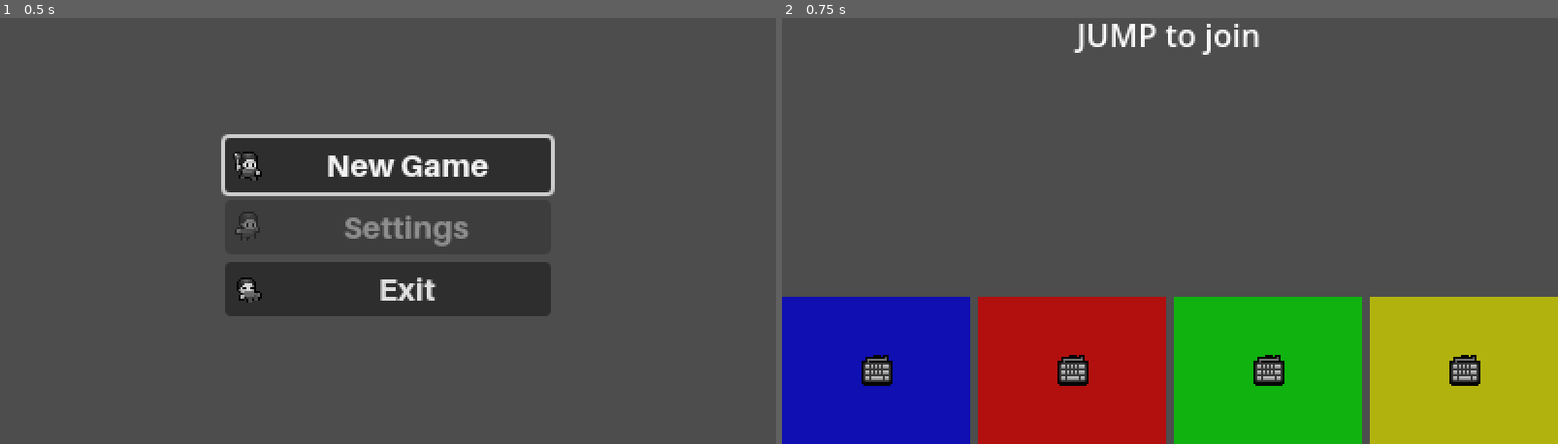
Above: before the commit, frames 1-2 (left to right).
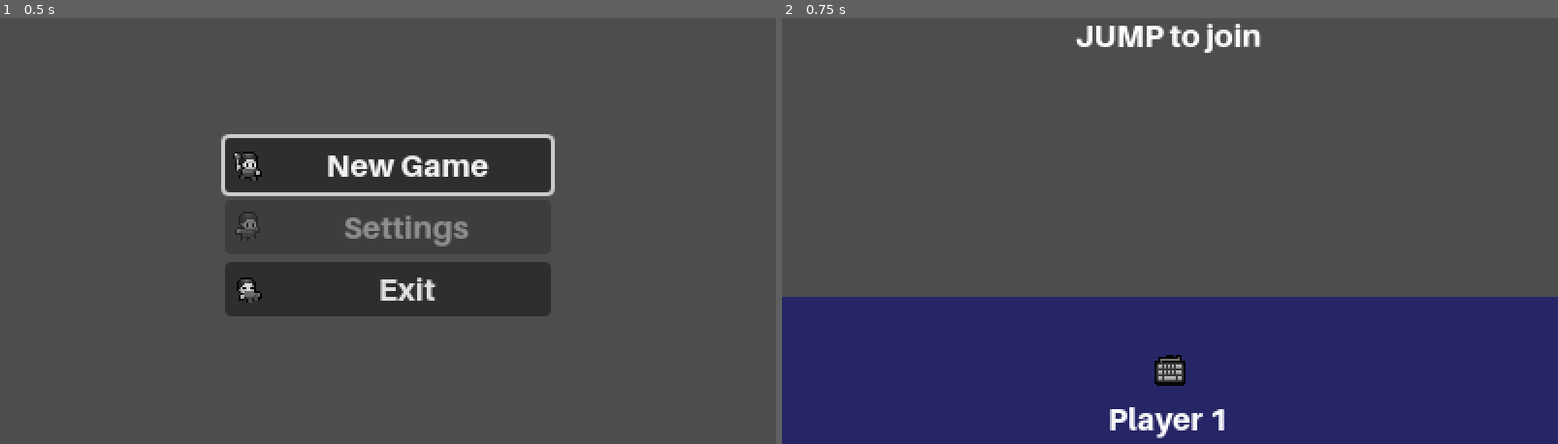
Above: after the commit, the same moments.

Repository: Lipatant/BrawlMeBlues
Game: Godot game, scene res://Scenes/UserInterfaces/MainMenu.tscn
Same seed, same stepped clock (60 frames per second), same inputs: the game is played once before the commit and once after it.
Inputs:
- Up to frame 1 (0.5 s): no input
- Up to frame 2 (0.75 s): click "New Game" at 0.5 s

Frame 1 is identical in both runs. In frame 2, 35% of the frame differs, in the area x 0-100%, y 1-100%.

Commit message:
feat: adding inputs for every controller

Diff:
--- a/Classes/BmbColor.gd
+++ b/Classes/BmbColor.gd
@@ -1,7 +1,7 @@
 class_name BmbColor
 
+const player_colors_default : Color = Color(1.0, 1.0, 1.0)
 const player_colors : Array[Color] = [
-	Color(1.0, 1.0, 1.0),
 	Color(0.0, 0.0, 1.0),
 	Color(1.0, 0.0, 0.0),
 	Color(0.0, 1.0, 0.0),
@@ -9,4 +9,7 @@
 ]
 
 static func from_player_id(player_id: int, scale : float = 1.0) -> Color:
-	return player_colors[player_id % player_colors.size()] * scale
+	if player_id > 0:
+		return player_colors[(player_id - 1) % player_colors.size()] * scale
+	else:
+		return player_colors_default * scale
--- /dev/null
+++ b/Classes/BmbGame.gd
@@ -0,0 +1,9 @@
+class_name BmbGame
+
+const player_id_min : int = 1
+const player_id_max : int = 8
+
+const player_count_min : int = 1
+const player_count_max : int = 8
+
+const controller_list : Array[int] = [0, 1, 2, 3, 4]
--- /dev/null
+++ b/Classes/BmbInput.gd
@@ -0,0 +1,7 @@
+class_name BmbInput
+
+static func get_input(input: String, is_using_controller: bool, controller_id: int = 0) -> String:
+	if is_using_controller:
+		return input + "_" + str(controller_id)
+	else:
+		return input
--- a/Scenes/UserInterfaces/MainMenu.tscn
+++ b/Scenes/UserInterfaces/MainMenu.tscn
@@ -1,6 +1,5 @@
-[gd_scene load_steps=6 format=3 uid="uid://dft5y8t5h7w3x"]
+[gd_scene load_steps=5 format=3 uid="uid://dft5y8t5h7w3x"]
 
-[ext_resource type="Theme" uid="uid://d1h354bcortbn" path="res://Themes/Theme.tres" id="1_gwf4p"]
 [ext_resource type="Texture2D" uid="uid://cq8ibnkcy3soy" path="res://Graphics/Icons/NewGame.png" id="2_85ylo"]
 [ext_resource type="Script" path="res://Scenes/UserInterfaces/MainMenu/MainMenu.gd" id="2_uo7cf"]
 [ext_resource type="Texture2D" uid="uid://ws170v82ygk1" path="res://Graphics/Icons/Leave.png" id="3_uet02"]
@@ -13,7 +12,6 @@
 anchor_bottom = 1.0
 grow_horizontal = 2
 grow_vertical = 2
-theme = ExtResource("1_gwf4p")
 script = ExtResource("2_uo7cf")
 
 [node name="ButtonsContainer" type="VBoxContainer" parent="."]
--- a/Scenes/UserInterfaces/PlayerJoiningMenu.tscn
+++ b/Scenes/UserInterfaces/PlayerJoiningMenu.tscn
@@ -1,7 +1,6 @@
-[gd_scene load_steps=3 format=3 uid="uid://ch8sgqe4mja7x"]
+[gd_scene load_steps=2 format=3 uid="uid://ch8sgqe4mja7x"]
 
 [ext_resource type="Script" path="res://Scenes/UserInterfaces/PlayerJoiningMenu/PlayerJoiningMenu.gd" id="1_ciira"]
-[ext_resource type="PackedScene" uid="uid://bn5m2mxxs8keg" path="res://Scenes/UserInterfaces/PlayerJoiningMenu/PlayerJoiningGradiant.tscn" id="2_8gfrm"]
 
 [node name="PlayerJoiningMenu" type="Control"]
 layout_mode = 3
@@ -22,7 +21,7 @@
 horizontal_alignment = 1
 vertical_alignment = 1
 
-[node name="HBoxContainer" type="HBoxContainer" parent="."]
+[node name="PlayerJoiningContainer" type="HBoxContainer" parent="."]
 layout_mode = 1
 anchors_preset = 12
 anchor_top = 1.0
@@ -32,19 +31,3 @@
 grow_horizontal = 2
 grow_vertical = 0
 alignment = 1
-
-[node name="PlayerJoiningGradiant" parent="HBoxContainer" instance=ExtResource("2_8gfrm")]
-layout_mode = 2
-default_player_id = 1
-
-[node name="PlayerJoiningGradiant2" parent="HBoxContainer" instance=ExtResource("2_8gfrm")]
-layout_mode = 2
-default_player_id = 2
-
-[node name="PlayerJoiningGradiant3" parent="HBoxContainer" instance=ExtResource("2_8gfrm")]
-layout_mode = 2
-default_player_id = 3
-
-[node name="PlayerJoiningGradiant4" parent="HBoxContainer" instance=ExtResource("2_8gfrm")]
-layout_mode = 2
-default_player_id = 4
--- a/Scenes/UserInterfaces/PlayerJoiningMenu/PlayerJoiningGradiant.gd
+++ b/Scenes/UserInterfaces/PlayerJoiningMenu/PlayerJoiningGradiant.gd
@@ -10,6 +10,7 @@
 
 @onready var _controller_controller : CanvasItem = $Controller/Controller
 @onready var _controller_keyboard : CanvasItem = $Controller/Keyboard
+@onready var _player_name : Label = $PlayerName
 
 # READY #
 
@@ -21,13 +22,20 @@
 
 # PLAYER #
 
-func set_player(player_id : int, scale : float = 1.0, scale_alpha : bool = true) -> void:
-	color = BmbColor.from_player_id(player_id, 0.8) * scale
+func set_player(player_id : int) -> void:
+	if !_player_name:
+		default_player_id = player_id
+	else:
+		color = BmbColor.from_player_id(player_id, 0.5)
+		_player_name.text = "Player " + str(player_id)
 
 func set_controller(is_using_controller: bool, _controller_id: int = 0) -> void:
-	if is_using_controller:
-		_controller_controller.visible = true
-		_controller_keyboard.visible = false
+	if !_controller_controller or !_controller_keyboard:
+		default_is_using_controller = is_using_controller
 	else:
-		_controller_controller.visible = false
-		_controller_keyboard.visible = true
+		if is_using_controller:
+			_controller_controller.visible = true
+			_controller_keyboard.visible = false
+		else:
+			_controller_controller.visible = false
+			_controller_keyboard.visible = true
--- a/Scenes/UserInterfaces/PlayerJoiningMenu/PlayerJoiningGradiant.tscn
+++ b/Scenes/UserInterfaces/PlayerJoiningMenu/PlayerJoiningGradiant.tscn
@@ -5,9 +5,25 @@
 [ext_resource type="Texture2D" uid="uid://bbksl28by1vc4" path="res://Graphics/Icons/Keyboard.png" id="3_0vkiw"]
 
 [node name="PlayerJoiningGradiant" type="ColorRect"]
-custom_minimum_size = Vector2(32, 32)
+anchors_preset = 15
+anchor_right = 1.0
+anchor_bottom = 1.0
+grow_horizontal = 2
+grow_vertical = 2
 size_flags_horizontal = 3
 script = ExtResource("1_82rd3")
+
+[node name="PlayerName" type="Label" parent="."]
+layout_mode = 1
+anchors_preset = 12
+anchor_top = 1.0
+anchor_right = 1.0
+anchor_bottom = 1.0
+offset_top = -23.0
+grow_horizontal = 2
+grow_vertical = 0
+text = "Player"
+horizontal_alignment = 1
 
 [node name="Controller" type="Control" parent="."]
 layout_mode = 1
--- a/Scenes/UserInterfaces/PlayerJoiningMenu/PlayerJoiningMenu.gd
+++ b/Scenes/UserInterfaces/PlayerJoiningMenu/PlayerJoiningMenu.gd
@@ -5,7 +5,66 @@
 @export var input_join  : String = "jump"
 @export var input_leave : String = "jump"
 
+# ONREADY #
+
+@onready var _player_joining_container : BoxContainer = $PlayerJoiningContainer
+@onready var _resource_player_joining : Resource = preload("res://Scenes/UserInterfaces/PlayerJoiningMenu/PlayerJoiningGradiant.tscn")
+
+# OTHER VARIABLES #
+
+var _players : Dictionary
+
 # PROCESS #
 
+func _ready() -> void:
+	_add_player(false)
+#	_add_player(true, 0)
+#	_add_player(true, 1)
+	pass
+
 func _process(_delta: float) -> void:
-	pass
+	for controller_id in BmbGame.controller_list:
+		if _is_already_connected(true, controller_id) or !Input.is_action_just_pressed(BmbInput.get_input(input_join, true, controller_id)):
+			continue
+		print("NEW!")
+		print(controller_id)
+		_add_player(true, controller_id)
+
+func _is_already_connected(is_using_controller: bool, controller_id: int = 0) -> bool:
+	if is_using_controller:
+		for player_id in _players:
+			if _players[player_id]["is_using_controller"] and _players[player_id]["controller_id"] == controller_id:
+				return true
+	else:
+		for player_id in _players:
+			if !_players[player_id]["is_using_controller"]:
+				return true
+	return false
+
+# ADD PLAYER #
+
+func _add_player(is_using_controller: bool, controller_id: int = 0, player_id: int = 0) -> bool:
+	if player_id > 0:
+		if _players.has(player_id):
+			return false
+	else:
+		player_id += 1
+		while _players.has(player_id):
+			player_id += 1
+	_players[player_id] = {
+		"is_using_controller" = is_using_controller,
+		"controller_id" = controller_id,
+		"player_joining" = _add_player_joining(is_using_controller, controller_id, player_id)
+	}
+	return true
+
+func _add_player_joining(is_using_controller: bool, controller_id: int = 0, player_id: int = 0) -> PlayerJoiningGradiant:
+	if !_player_joining_container or !_resource_player_joining:
+		return null
+	var player_joining : PlayerJoiningGradiant = _resource_player_joining.instantiate()
+	if !player_joining:
+		return null
+	player_joining.set_player(player_id)
+	player_joining.set_controller(is_using_controller, controller_id)
+	_player_joining_container.add_child(player_joining)
+	return player_joining
--- a/Themes/Theme.tres
+++ b/Themes/Theme.tres
@@ -4,3 +4,5 @@
 
 [resource]
 default_font = ExtResource("1_qffwd")
+/colors/primary = Color(0, 0, 0, 1)
+/colors/secondary = Color(1, 1, 1, 1)
--- a/project.godot
+++ b/project.godot
@@ -21,6 +21,10 @@
 window/size/viewport_height=224
 window/stretch/mode="viewport"
 
+[gui]
+
+theme/custom="res://Themes/Theme.tres"
+
 [input]
 
 ui_accept={
@@ -92,6 +96,22 @@
 , Object(InputEventKey,"resource_local_to_scene":false,"resource_name":"","device":-1,"window_id":0,"alt_pressed":false,"shift_pressed":false,"ctrl_pressed":false,"meta_pressed":false,"pressed":false,"keycode":0,"physical_keycode":83,"key_label":0,"unicode":115,"echo":false,"script":null)
 ]
 }
+look_left={
+"deadzone": 0.5,
+"events": []
+}
+look_right={
+"deadzone": 0.5,
+"events": []
+}
+look_up={
+"deadzone": 0.5,
+"events": []
+}
+look_down={
+"deadzone": 0.5,
+"events": []
+}
 jump={
 "deadzone": 0.5,
 "events": [Object(InputEventKey,"resource_local_to_scene":false,"resource_name":"","device":-1,"window_id":0,"alt_pressed":false,"shift_pressed":false,"ctrl_pressed":false,"meta_pressed":false,"pressed":false,"keycode":0,"physical_keycode":32,"key_label":0,"unicode":32,"echo":false,"script":null)
@@ -102,6 +122,311 @@
 attack={
 "deadzone": 0.5,
 "events": [Object(InputEventMouseButton,"resource_local_to_scene":false,"resource_name":"","device":-1,"window_id":0,"a …(253 unchanged characters)…
+]
+}
+drop={
+"deadzone": 0.5,
+"events": [Object(InputEventMouseButton,"resource_local_to_scene":false,"resource_name":"","device":-1,"window_id":0,"alt_pressed":false,"shift_pressed":false,"ctrl_pressed":false,"meta_pressed":false,"button_mask":2,"position":Vector2(87, 21),"global_position":Vector2(91, 64),"factor":1.0,"button_index":2,"canceled":false,"pressed":true,"double_click":false,"script":null)
+]
+}
+left_0={
+"deadzone": 0.5,
+"events": [Object(InputEventJoypadButton,"resource_local_to_scene":false,"resource_name":"","device":0,"button_index":13,"pressure":0.0,"pressed":true,"script":null)
+, Object(InputEventJoypadMotion,"resource_local_to_scene":false,"resource_name":"","device":0,"axis":0,"axis_value":-1.0,"script":null)
+]
+}
+right_0={
+"deadzone": 0.5,
+"events": [Object(InputEventJoypadButton,"resource_local_to_scene":false,"resource_name":"","device":0,"button_index":14,"pressure":0.0,"pressed":true,"script":null)
+, Object(InputEventJoypadMotion,"resource_local_to_scene":false,"resource_name":"","device":0,"axis":0,"axis_value":1.0,"script":null)
+]
+}
+up_0={
+"deadzone": 0.5,
+"events": [Object(InputEventJoypadButton,"resource_local_to_scene":false,"resource_name":"","device":0,"button_index":11,"pressure":0.0,"pressed":true,"script":null)
+, Object(InputEventJoypadMotion,"resource_local_to_scene":false,"resource_name":"","device":0,"axis":1,"axis_value":-1.0,"script":null)
+]
+}
+down_0={
+"deadzone": 0.5,
+"events": [Object(InputEventJoypadButton,"resource_local_to_scene":false,"resource_name":"","device":0,"button_index":12,"pressure":0.0,"pressed":true,"script":null)
+, Object(InputEventJoypadMotion,"resource_local_to_scene":false,"resource_name":"","device":0,"axis":1,"axis_value":1.0,"script":null)
+]
+}
+look_left_0={
+"deadzone": 0.5,
+"events": [Object(InputEventJoypadMotion,"resource_local_to_scene":false,"resource_name":"","device":0,"axis":2,"axis_value":-1.0,"script":null)
+]
+}
+look_right_0={
+"deadzone": 0.5,
+"events": [Object(InputEventJoypadMotion,"resource_local_to_scene":false,"resource_name":"","device":0,"axis":2,"axis_value":1.0,"script":null)
+]
+}
+look_up_0={
+"deadzone": 0.5,
+"events": [Object(InputEventJoypadMotion,"resource_local_to_scene":false,"resource_name":"","device":0,"axis":3,"axis_value":-1.0,"script":null)
+]
+}
+look_down_0={
+"deadzone": 0.5,
+"events": [Object(InputEventJoypadMotion,"resource_local_to_scene":false,"resource_name":"","device":0,"axis":3,"axis_value":1.0,"script":null)
+]
+}
+jump_0={
+"deadzone": 0.5,
+"events": [Object(InputEventJoypadMotion,"resource_local_to_scene":false,"resource_name":"","device":0,"axis":4,"axis_value":1.0,"script":null)
+, Object(InputEventJoypadButton,"resource_local_to_scene":false,"resource_name":"","device":0,"button_index":7,"pressure":0.0,"pressed":true,"script":null)
+]
+}
+attack_0={
+"deadzone": 0.5,
+"events": [Object(InputEventJoypadMotion,"resource_local_to_scene":false,"resource_name":"","device":0,"axis":5,"axis_value":1.0,"script":null)
+]
+}
+drop_0={
+"deadzone": 0.5,
+"events": [Object(InputEventJoypadButton,"resource_local_to_scene":false,"resource_name":"","device":0,"button_index":10,"pressure":0.0,"pressed":true,"script":null)
+]
+}
+left_1={
+"deadzone": 0.5,
+"events": [Object(InputEventJoypadButton,"resource_local_to_scene":false,"resource_name":"","device":1,"button_index":13,"pressure":0.0,"pressed":true,"script":null)
+, Object(InputEventJoypadMotion,"resource_local_to_scene":false,"resource_name":"","device":1,"axis":0,"axis_value":-1.0,"script":null)
+]
+}
+right_1={
+"deadzone": 0.5,
+"events": [Object(InputEventJoypadButton,"resource_local_to_scene":false,"resource_name":"","device":1,"button_index":14,"pressure":0.0,"pressed":true,"script":null)
+, Object(InputEventJoypadMotion,"resource_local_to_scene":false,"resource_name":"","device":1,"axis":0,"axis_value":1.0,"script":null)
+]
+}
+up_1={
+"deadzone": 0.5,
+"events": [Object(InputEventJoypadButton,"resource_local_to_scene":false,"resource_name":"","device":1,"button_index":11,"pressure":0.0,"pressed":true,"script":null)
+, Object(InputEventJoypadMotion,"resource_local_to_scene":false,"resource_name":"","device":1,"axis":1,"axis_value":-1.0,"script":null)
+]
+}
+down_1={
+"deadzone": 0.5,
+"events": [Object(InputEventJoypadButton,"resource_local_to_scene":false,"resource_name":"","device":1,"button_index":12,"pressure":0.0,"pressed":true,"script":null)
+, Object(InputEventJoypadMotion,"resource_local_to_scene":false,"resource_name":"","device":1,"axis":1,"axis_value":1.0,"script":null)
+]
+}
+look_left_1={
+"deadzone": 0.5,
+"events": [Object(InputEventJoypadMotion,"resource_local_to_scene":false,"resource_name":"","device":1,"axis":2,"axis_value":-1.0,"script":null)
+]
+}
+look_right_1={
+"deadzone": 0.5,
+"events": [Object(InputEventJoypadMotion,"resource_local_to_scene":false,"resource_name":"","device":1,"axis":2,"axis_value":1.0,"script":null)
+]
+}
+look_up_1={
+"deadzone": 0.5,
+"events": [Object(InputEventJoypadMotion,"resource_local_to_scene":false,"resource_name":"","device":1,"axis":3,"axis_value":-1.0,"script":null)
+]
+}
+look_down_1={
+"deadzone": 0.5,
+"events": [Object(InputEventJoypadMotion,"resource_local_to_scene":false,"resource_name":"","device":1,"axis":3,"axis_value":1.0,"script":null)
+]
+}
+jump_1={
+"deadzone": 0.5,
+"events": [Object(InputEventJoypadMotion,"resource_local_to_scene":false,"resource_name":"","device":1,"axis":4,"axis_value":1.0,"script":null)
+, Object(InputEventJoypadButton,"resource_local_to_scene":false,"resource_name":"","device":1,"button_index":7,"pressure":0.0,"pressed":true,"script":null)
+]
+}
+attack_1={
+"deadzone": 0.5,
+"events": [Object(InputEventJoypadMotion,"resource_local_to_scene":false,"resource_name":"","device":1,"axis":5,"axis_value":1.0,"script":null)
+]
+}
+drop_1={
+"deadzone": 0.5,
+"events": [Object(InputEventJoypadButton,"resource_local_to_scene":false,"resource_name":"","device":1,"button_index":10,"pressure":0.0,"pressed":true,"script":null)
+]
+}
+left_2={
+"deadzone": 0.5,
+"events": [Object(InputEventJoypadButton,"resource_local_to_scene":false,"resource_name":"","device":2,"button_index":13,"pressure":0.0,"pressed":true,"script":null)
+, Object(InputEventJoypadMotion,"resource_local_to_scene":false,"resource_name":"","device":2,"axis":0,"axis_value":-1.0,"script":null)
+]
+}
+right_2={
+"deadzone": 0.5,
+"events": [Object(InputEventJoypadButton,"resource_local_to_scene":false,"resource_name":"","device":2,"button_index":14,"pressure":0.0,"pressed":true,"script":null)
+, Object(InputEventJoypadMotion,"resource_local_to_scene":false,"resource_name":"","device":2,"axis":0,"axis_value":1.0,"script":null)
+]
+}
+up_2={
+"deadzone": 0.5,
+"events": [Object(InputEventJoypadButton,"resource_local_to_scene":false,"resource_name":"","device":2,"button_index":11,"pressure":0.0,"pressed":true,"script":null)
+, Object(InputEventJoypadMotion,"resource_local_to_scene":false,"resource_name":"","device":2,"axis":1,"axis_value":-1.0,"script":null)
+]
+}
+down_2={
+"deadzone": 0.5,
+"events": [Object(InputEventJoypadButton,"resource_local_to_scene":false,"resource_name":"","device":2,"button_index":12,"pressure":0.0,"pressed":true,"script":null)
+, Object(InputEventJoypadMotion,"resource_local_to_scene":false,"resource_name":"","device":2,"axis":1,"axis_value":1.0,"script":null)
+]
+}
+look_left_2={
+"deadzone": 0.5,
+"events": [Object(InputEventJoypadMotion,"resource_local_to_scene":false,"resource_name":"","device":2,"axis":2,"axis_value":-1.0,"script":null)
+]
+}
+look_right_2={
+"deadzone": 0.5,
+"events": [Object(InputEventJoypadMotion,"resource_local_to_scene":false,"resource_name":"","device":2,"axis":2,"axis_value":1.0,"script":null)
+]
+}
+look_up_2={
+"deadzone": 0.5,
+"events": [Object(InputEventJoypadMotion,"resource_local_to_scene":false,"resource_name":"","device":2,"axis":3,"axis_value":-1.0,"script":null)
+]
+}
+look_down_2={
+"deadzone": 0.5,
+"events": [Object(InputEventJoypadMotion,"resource_local_to_scene":false,"resource_name":"","device":2,"axis":3,"axis_value":1.0,"script":null)
+]
+}
+jump_2={
+"deadzone": 0.5,
+"events": [Object(InputEventJoypadMotion,"resource_local_to_scene":false,"resource_name":"","device":2,"axis":4,"axis_value":1.0,"script":null)
+, Object(InputEventJoypadButton,"resource_local_to_scene":false,"resource_name":"","device":2,"button_index":7,"pressure":0.0,"pressed":true,"script":null)
+]
+}
+attack_2={
+"deadzone": 0.5,
+"events": [Object(InputEventJoypadMotion,"resource_local_to_scene":false,"resource_name":"","device":2,"axis":5,"axis_value":1.0,"script":null)
+]
+}
+drop_2={
+"deadzone": 0.5,
+"events": [Object(InputEventJoypadButton,"resource_local_to_scene":false,"resource_name":"","device":2,"button_index":10,"pressure":0.0,"pressed":true,"script":null)
+]
+}
+left_3={
+"deadzone": 0.5,
+"events": [Object(InputEventJoypadButton,"resource_local_to_scene":false,"resource_name":"","device":3,"button_index":13,"pressure":0.0,"pressed":true,"script":null)
+, Object(InputEventJoypadMotion,"resource_local_to_scene":false,"resource_name":"","device":3,"axis":0,"axis_value":-1.0,"script":null)
+]
+}
+right_3={
+"deadzone": 0.5,
+"events": [Object(InputEventJoypadButton,"resource_local_to_scene":false,"resource_name":"","device":3,"button_index":14,"pressure":0.0,"pressed":true,"script":null)
+, Object(InputEventJoypadMotion,"resource_local_to_scene":false,"resource_name":"","device":3,"axis":0,"axis_value":1.0,"script":null)
+]
+}
+up_3={
+"deadzone": 0.5,
+"events": [Object(InputEventJoypadButton,"resource_local_to_scene":false,"resource_name":"","device":3,"button_index":11,"pressure":0.0,"pressed":true,"script":null)
+, Object(InputEventJoypadMotion,"resource_local_to_scene":false,"resource_name":"","device":3,"axis":1,"axis_value":-1.0,"script":null)
+]
+}
+down_3={
+"deadzone": 0.5,
+"events": [Object(InputEventJoypadButton,"resource_local_to_scene":false,"resource_name":"","device":3,"button_index":12,"pressure":0.0,"pressed":true,"script":null)
+, Object(InputEventJoypadMotion,"resource_local_to_scene":false,"resource_name":"","device":3,"axis":1,"axis_value":1.0,"script":null)
+]
+}
+look_left_3={
+"deadzone": 0.5,
+"events": [Object(InputEventJoypadMotion,"resource_local_to_scene":false,"resource_name":"","device":3,"axis":2,"axis_value":-1.0,"script":null)
+]
+}
+look_right_3={
+"deadzone": 0.5,
+"events": [Object(InputEventJoypadMotion,"resource_local_to_scene":false,"resource_name":"","device":3,"axis":2,"axis_value":1.0,"script":null)
+]
+}
+look_up_3={
+"deadzone": 0.5,
+"events": [Object(InputEventJoypadMotion,"resource_local_to_scene":false,"resource_name":"","device":3,"axis":3,"axis_value":-1.0,"script":null)
+]
+}
+look_down_3={
+"deadzone": 0.5,
+"events": [Object(InputEventJoypadMotion,"resource_local_to_scene":false,"resource_name":"","device":3,"axis":3,"axis_value":1.0,"script":null)
+]
+}
+jump_3={
+"deadzone": 0.5,
+"events": [Object(InputEventJoypadMotion,"resource_local_to_scene":false,"resource_name":"","device":3,"axis":4,"axis_value":1.0,"script":null)
+, Object(InputEventJoypadButton,"resource_local_to_scene":false,"resource_name":"","device":3,"button_index":7,"pressure":0.0,"pressed":true,"script":null)
+]
+}
+attack_3={
+"deadzone": 0.5,
+"events": [Object(InputEventJoypadMotion,"resource_local_to_scene":false,"resource_name":"","device":3,"axis":5,"axis_value":1.0,"script":null)
+]
+}
+drop_3={
+"deadzone": 0.5,
+"events": [Object(InputEventJoypadButton,"resource_local_to_scene":false,"resource_name":"","device":3,"button_index":10,"pressure":0.0,"pressed":true,"script":null)
+]
+}
+left_4={
+"deadzone": 0.5,
+"events": [Object(InputEventJoypadButton,"resource_local_to_scene":false,"resource_name":"","device":4,"button_index":13,"pressure":0.0,"pressed":true,"script":null)
+, Object(InputEventJoypadMotion,"resource_local_to_scene":false,"resource_name":"","device":4,"axis":0,"axis_value":-1.0,"script":null)
+]
+}
+right_4={
+"deadzone": 0.5,
+"events": [Object(InputEventJoypadButton,"resource_local_to_scene":false,"resource_name":"","device":4,"button_index":14,"pressure":0.0,"pressed":true,"script":null)
+, Object(InputEventJoypadMotion,"resource_local_to_scene":false,"resource_name":"","device":4,"axis":0,"axis_value":1.0,"script":null)
+]
+}
+up_4={
+"deadzone": 0.5,
+"events": [Object(InputEventJoypadButton,"resource_local_to_scene":false,"resource_name":"","device":4,"button_index":11,"pressure":0.0,"pressed":true,"script":null)
+, Object(InputEventJoypadMotion,"resource_local_to_scene":false,"resource_name":"","device":4,"axis":1,"axis_value":-1.0,"script":null)
+]
+}
+down_4={
+"deadzone": 0.5,
+"events": [Object(InputEventJoypadButton,"resource_local_to_scene":false,"resource_name":"","device":4,"button_index":12,"pressure":0.0,"pressed":true,"script":null)
+, Object(InputEventJoypadMotion,"resource_local_to_scene":false,"resource_name":"","device":4,"axis":1,"axis_value":1.0,"script":null)
+]
+}
+look_left_4={
+"deadzone": 0.5,
+"events": [Object(InputEventJoypadMotion,"resource_local_to_scene":false,"resource_name":"","device":4,"axis":2,"axis_value":-1.0,"script":null)
+]
+}
+look_right_4={
+"deadzone": 0.5,
+"events": [Object(InputEventJoypadMotion,"resource_local_to_scene":false,"resource_name":"","device":4,"axis":2,"axis_value":1.0,"script":null)
+]
+}
+look_up_4={
+"deadzone": 0.5,
+"events": [Object(InputEventJoypadMotion,"resource_local_to_scene":false,"resource_name":"","device":4,"axis":3,"axis_value":-1.0,"script":null)
+]
+}
+look_down_4={
+"deadzone": 0.5,
+"events": [Object(InputEventJoypadMotion,"resource_local_to_scene":false,"resource_name":"","device":4,"axis":3,"axis_value":1.0,"script":null)
+]
+}
+jump_4={
+"deadzone": 0.5,
+"events": [Object(InputEventJoypadMotion,"resource_local_to_scene":false,"resource_name":"","device":4,"axis":4,"axis_value":1.0,"script":null)
+, Object(InputEventJoypadButton,"resource_local_to_scene":false,"resource_name":"","device":4,"button_index":7,"pressure":0.0,"pressed":true,"script":null)
+]
+}
+attack_4={
+"deadzone": 0.5,
+"events": [Object(InputEventJoypadMotion,"resource_local_to_scene":false,"resource_name":"","device":4,"axis":5,"axis_value":1.0,"script":null)
+]
+}
+drop_4={
+"deadzone": 0.5,
+"events": [Object(InputEventJoypadButton,"resource_local_to_scene":false,"resource_name":"","device":4,"button_index":10,"pressure":0.0,"pressed":true,"script":null)
 ]
 }
 
